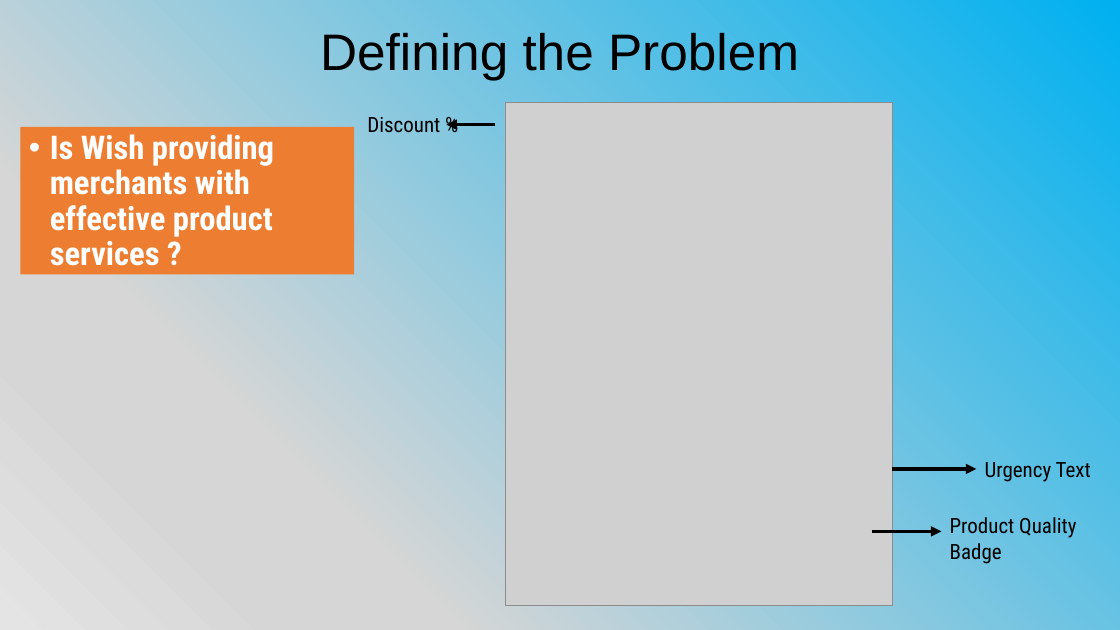
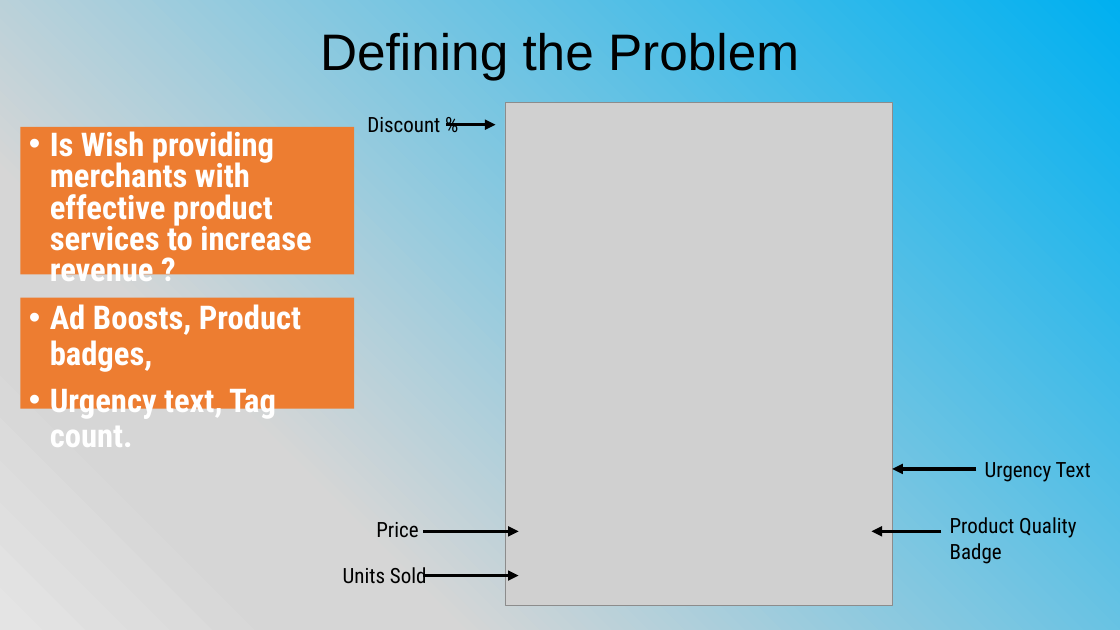
Before and after one commit to criosch1/Capstone_Final_Wish, a slide deck: slide 4 of Wish_final_presentation.pptx. Drawn at 1120x630 pixels with LibreOffice and Linux fonts; fonts in the diff are those of the drawing; grey boxes stand for pictures. Boxes give left, top, right and bottom in pixels: in the first picture for what was removed or moved away, otherwise in the second. Text is boxed around its words. In the diff, an @@ line names an element or a change of style, - is before the commit and + after.

```diff
--- a/Wish_final_presentation.pptx
+++ b/Wish_final_presentation.pptx
@@ text at bbox=[50, 126, 311, 281]: text changed @@
-• Is Wish providing merchants with effective product services ?
+• Is Wish providing merchants with effective product services to increase revenue ?
@@ rectangle added at bbox=[20, 297, 354, 408], fill #ED7D31, 28 pt, text #FFFFFF, bold @@
+• Ad Boosts, Product badges,
+• Urgency text, Tag count.
@@ 3 arrows: place and size @@
-3 arrows at bbox=[446, 124, 976, 532]
+3 arrows at bbox=[446, 124, 976, 532]
@@ text added at bbox=[376, 522, 418, 537], 18 pt, text #000000 @@
+Price
@@ arrow added from (423, 532) to (518, 532), #000000 3 pt @@
@@ text added at bbox=[343, 567, 427, 583], 18 pt, text #000000 @@
+Units Sold
@@ arrow added from (423, 576) to (518, 576), #000000 3 pt @@
```
Also in this commit, not shown: 1 other slide changed, 4 slides added, 4 slides removed.
